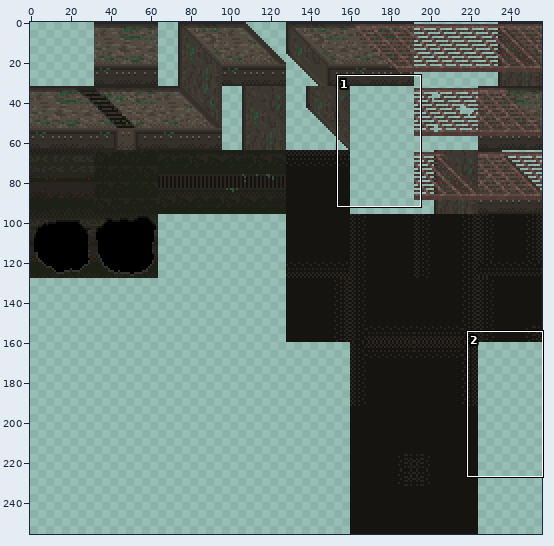
Two versions of one sprite sheet, CasaDesDiamantes/sprites/sewerTiles_spr/layers/a67184f9-382c-4f14-a2f9-b1fb613ed475/bbe75377-6bcf-4608-be53-f0484317fdcb.png. Above, an overview of the earlier version with the close-up marked.
Close-up. Earlier state:
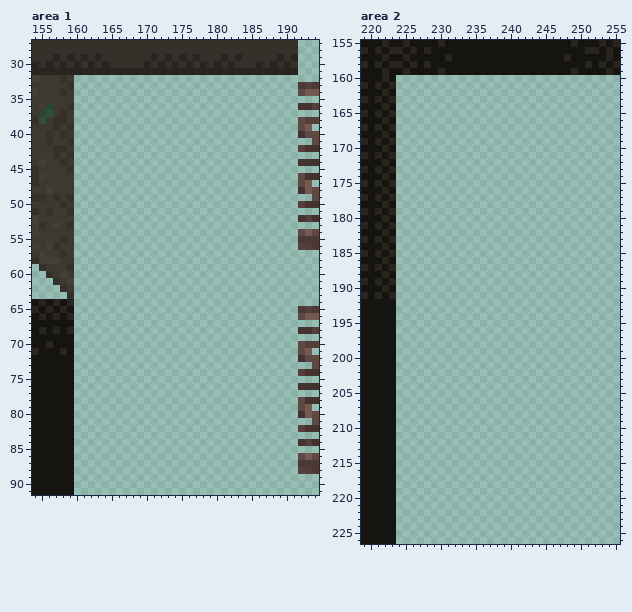
The file is 256x256 pixels. Colours within 5 levels of each other are drawn and written as one. Shown: area 1: x 154..194, y 27..91; area 2: x 219..255, y 155..226.
The result:
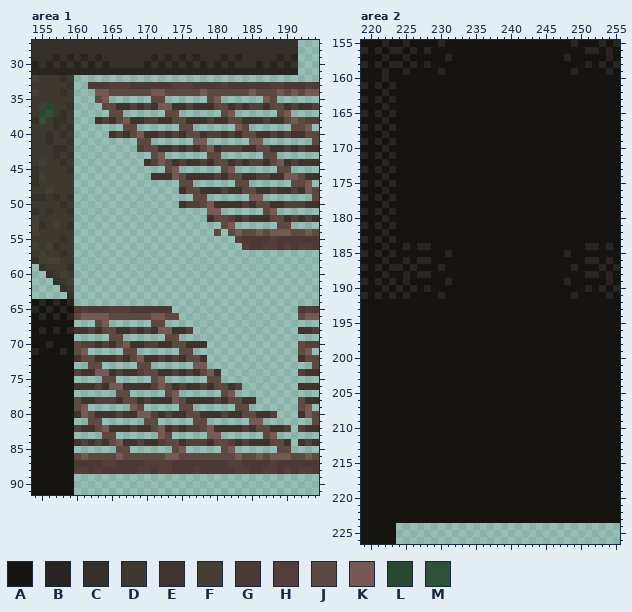
Palette (. is transparent): A #161411  B #28241f  C #353029  D #3d3830  E #42322e  F #443e35  G #4b3935  H #543e3a  J #5e4842  K #755952  L #28472f  M #2f5138
Changes in this commit:
Changed rows in their new state; - is an unchanged pixel.
Area 1:
first column x 162:
33 GGGHHHGGGGGGHHHGGGGHGGGGGGHHGG
34 -KKJJJJJJKKJJJJJKJJJJJJKJJJKJK
35 -JK------JJ------JK------KJ---
36 --JJEEHEHEKKEEHEEEJJEHEHHEJJEH
37 ---JJ------JJ------JK------JK-
38 -EHEJKEEHHEEJJEEEHEEJJEEEHEEJK
39 -----JJ------JJ------KJ------J
40 ---EHEJKEEHEHEJJEHHEHEJJEEHEHE
41 -------JJ------KK------KK-----
42 -------HJJEEHEHEJKEHHHEEJJEEHE
43 ---------JK------JJ------JJ---
44 --------EHKJEHEEHEJJEHEHHEJKEH
45 -----------JK------JK------JJ-
46 ---------EEEKJEEEEHEJJEEHHEEKK
47 -------------JJ------JJ------J
48 -------------EJJEEEHEEJJEEHEEH
49 ---------------JJ------KK-----
50 -------------EHHJKEEEEHEJJEEHH
51 -----------------KK------JK---
52 -----------------EJJHEHEEEJJEH
53 -------------------JK------JJ-
54 ------------------J-JKJJKJKKKJ
55 ---------------------HGGGGHGGG
56 ----------------------HGGHHGHG
first column x 160:
65 GHGGGHHHGGGGGG------------------
66 JKKKKJJJJJJKKJJ-----------------
67 ---JK------JJ-------------------
68 EEHEJJEEHEHEKKEEH---------------
69 -----JJ------JJ-----------------
70 JHHEHEJKEEHHEEJJEEE-------------
71 JK-----JJ------JJ---------------
72 EJJEEEHEJKEEHEHEJJE-------------
73 --JJ-----JJ------KK-------------
74 HEEKKEHEEHJJEEHEHEJKE-----------
75 ----JJ-----JK------JJ-----------
76 EEEHEKKEEEEHKJEHEEHEJJEH--------
77 ------JJ-----JK------JK---------
78 JEEHHHEJJEHEEEKJEEEEHEJJEE------
79 JK------KJ-----JJ------JJ-------
80 EKJEEEHEEKKHEHEEJJEEEHEEJJEEH---
81 --JJ------JJ-----JJ------KK-----
82 HEEJKEEEHEEJKEHEHHJKEEEEHEJJEEH-
83 ----JJ------KJ-----KK------JK---
84 EHEHEJKEEHEEHJJEHHHEJJHEHEEEJJE-
85 ------JJ------JK-----JK------JJ-
86 JKJJJJKJJJJJJKKJJJJJJJJKJJKJKKKJ
87 GGGGHHGGGGHHHHGGGGGGGGHHGGGGHGGG
88 HHGHGGGGGHHGHHGGGHGGGGGHHGGHHGHG
Area 2:
first column x 224:
160 AAAAAAAAAAAAAAAAAAAAAAAAAAAAAAAA
161 AAAAAAAAAAAAAAAAAAAAAAAAAAAAAAAA
162 AAAAAAAAAAAAAAAAAAAAAAAAAAAAAAAA
163 AAAAAAAAAAAAAAAAAAAAAAAAAAAAAAAA
164 AAAAAAAAAAAAAAAAAAAAAAAAAAAAAAAA
165 AAAAAAAAAAAAAAAAAAAAAAAAAAAAAAAA
166 AAAAAAAAAAAAAAAAAAAAAAAAAAAAAAAA
167 AAAAAAAAAAAAAAAAAAAAAAAAAAAAAAAA
168 AAAAAAAAAAAAAAAAAAAAAAAAAAAAAAAA
169 AAAAAAAAAAAAAAAAAAAAAAAAAAAAAAAA
170 AAAAAAAAAAAAAAAAAAAAAAAAAAAAAAAA
171 AAAAAAAAAAAAAAAAAAAAAAAAAAAAAAAA
172 AAAAAAAAAAAAAAAAAAAAAAAAAAAAAAAA
173 AAAAAAAAAAAAAAAAAAAAAAAAAAAAAAAA
174 AAAAAAAAAAAAAAAAAAAAAAAAAAAAAAAA
175 AAAAAAAAAAAAAAAAAAAAAAAAAAAAAAAA
176 AAAAAAAAAAAAAAAAAAAAAAAAAAAAAAAA
177 AAAAAAAAAAAAAAAAAAAAAAAAAAAAAAAA
178 AAAAAAAAAAAAAAAAAAAAAAAAAAAAAAAA
179 AAAAAAAAAAAAAAAAAAAAAAAAAAAAAAAA
180 AAAAAAAAAAAAAAAAAAAAAAAAAAAAAAAA
181 AAAAAAAAAAAAAAAAAAAAAAAAAAAAAAAA
182 AAAAAAAAAAAAAAAAAAAAAAAAAAAAAAAA
183 AAAAAAAAAAAAAAAAAAAAAAAAAAAAAAAA
184 ABABBAAAAAAAAAAAAAAAAAAAAAABBABA
185 AAAAAAABAAAAAAAAAAAAAAAABAAAAAAA
186 ABABBAAAAAAAAAAAAAAAAAAAAAABBABA
187 BABAAABAAAAAAAAAAAAAAAAAABAAABAB
188 ABABBAAAAAAAAAAAAAAAAAAAAAABBABA
189 ABAAAAABAAAAAAAAAAAAAAAABAAAAABA
190 BABABAAAAAAAAAAAAAAAAAAAAAABABAB
191 ABAAAABAAAAAAAAAAAAAAAAAABAAAABA
192 AAAAAAAAAAAAAAAAAAAAAAAAAAAAAAAA
193 AAAAAAAAAAAAAAAAAAAAAAAAAAAAAAAA
194 AAAAAAAAAAAAAAAAAAAAAAAAAAAAAAAA
195 AAAAAAAAAAAAAAAAAAAAAAAAAAAAAAAA
196 AAAAAAAAAAAAAAAAAAAAAAAAAAAAAAAA
197 AAAAAAAAAAAAAAAAAAAAAAAAAAAAAAAA
198 AAAAAAAAAAAAAAAAAAAAAAAAAAAAAAAA
199 AAAAAAAAAAAAAAAAAAAAAAAAAAAAAAAA
200 AAAAAAAAAAAAAAAAAAAAAAAAAAAAAAAA
201 AAAAAAAAAAAAAAAAAAAAAAAAAAAAAAAA
202 AAAAAAAAAAAAAAAAAAAAAAAAAAAAAAAA
203 AAAAAAAAAAAAAAAAAAAAAAAAAAAAAAAA
204 AAAAAAAAAAAAAAAAAAAAAAAAAAAAAAAA
205 AAAAAAAAAAAAAAAAAAAAAAAAAAAAAAAA
206 AAAAAAAAAAAAAAAAAAAAAAAAAAAAAAAA
207 AAAAAAAAAAAAAAAAAAAAAAAAAAAAAAAA
208 AAAAAAAAAAAAAAAAAAAAAAAAAAAAAAAA
209 AAAAAAAAAAAAAAAAAAAAAAAAAAAAAAAA
210 AAAAAAAAAAAAAAAAAAAAAAAAAAAAAAAA
211 AAAAAAAAAAAAAAAAAAAAAAAAAAAAAAAA
212 AAAAAAAAAAAAAAAAAAAAAAAAAAAAAAAA
213 AAAAAAAAAAAAAAAAAAAAAAAAAAAAAAAA
214 AAAAAAAAAAAAAAAAAAAAAAAAAAAAAAAA
215 AAAAAAAAAAAAAAAAAAAAAAAAAAAAAAAA
216 AAAAAAAAAAAAAAAAAAAAAAAAAAAAAAAA
217 AAAAAAAAAAAAAAAAAAAAAAAAAAAAAAAA
218 AAAAAAAAAAAAAAAAAAAAAAAAAAAAAAAA
219 AAAAAAAAAAAAAAAAAAAAAAAAAAAAAAAA
220 AAAAAAAAAAAAAAAAAAAAAAAAAAAAAAAA
221 AAAAAAAAAAAAAAAAAAAAAAAAAAAAAAAA
222 AAAAAAAAAAAAAAAAAAAAAAAAAAAAAAAA
223 AAAAAAAAAAAAAAAAAAAAAAAAAAAAAAAA
